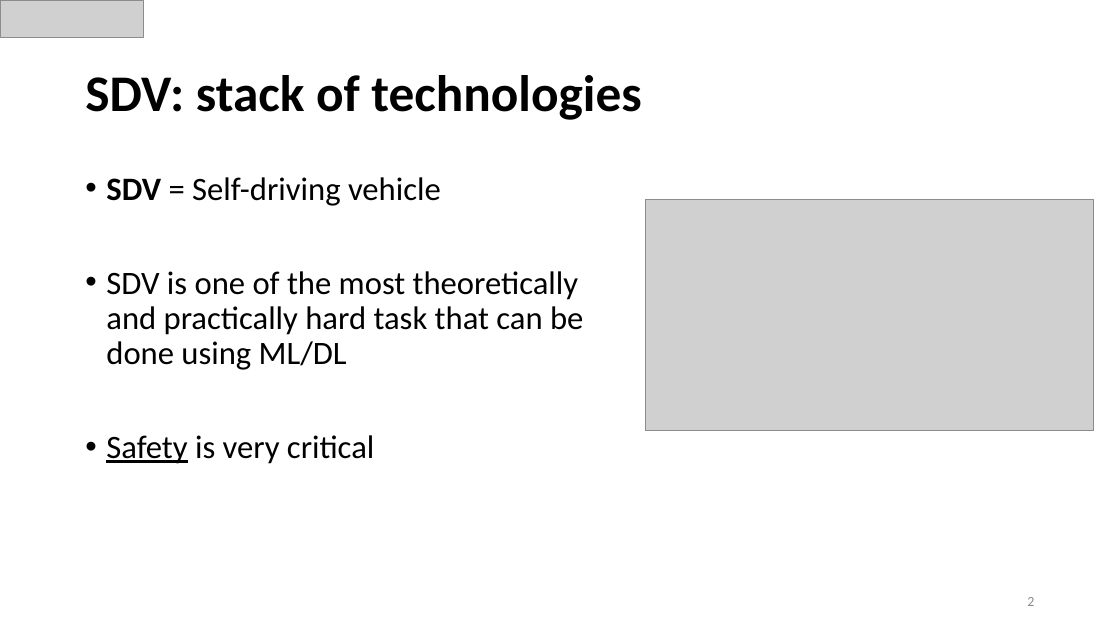
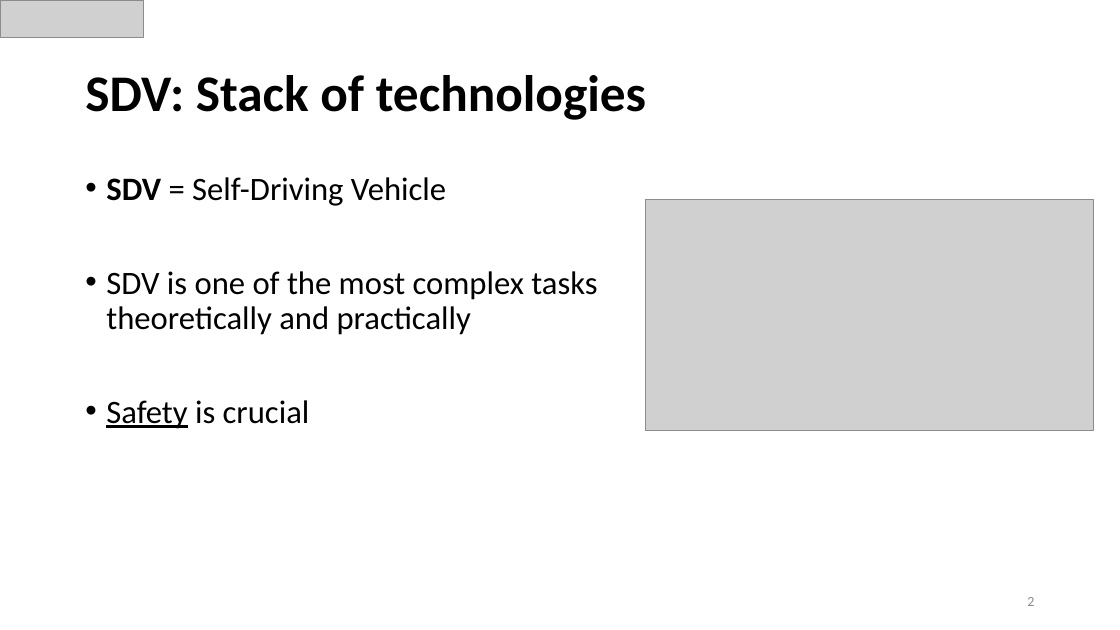
Before and after one commit to papermsucode/sirius2021tp, a slide deck: slide 2 of Presentations/Sirius_TP.pptx. Drawn at 1120x630 pixels with LibreOffice and Linux fonts; fonts in the diff are those of the drawing; grey boxes stand for pictures. Boxes give left, top, right and bottom in pixels: in the first picture for what was removed or moved away, otherwise in the second. Text is boxed around its words. In the diff, an @@ line names an element or a change of style, - is before the commit and + after.

```diff
--- a/Presentations/Sirius_TP.pptx
+++ b/Presentations/Sirius_TP.pptx
@@ title at [85, 75, 646, 120]: text changed @@
-SDV: stack of technologies
+SDV: Stack of technologies
@@ text at [106, 177, 597, 429]: text changed @@
-• SDV = Self-driving vehicle
-• SDV is one of the most theoretically and practically hard task that can be done using ML/DL
-• Safety is very critical
+• SDV = Self-Driving Vehicle
+• SDV is one of the most complex tasks theoretically and practically
+• Safety is crucial
```
Also in this commit, not shown: 10 other slides changed, 6 slides added, 1 slide removed.
